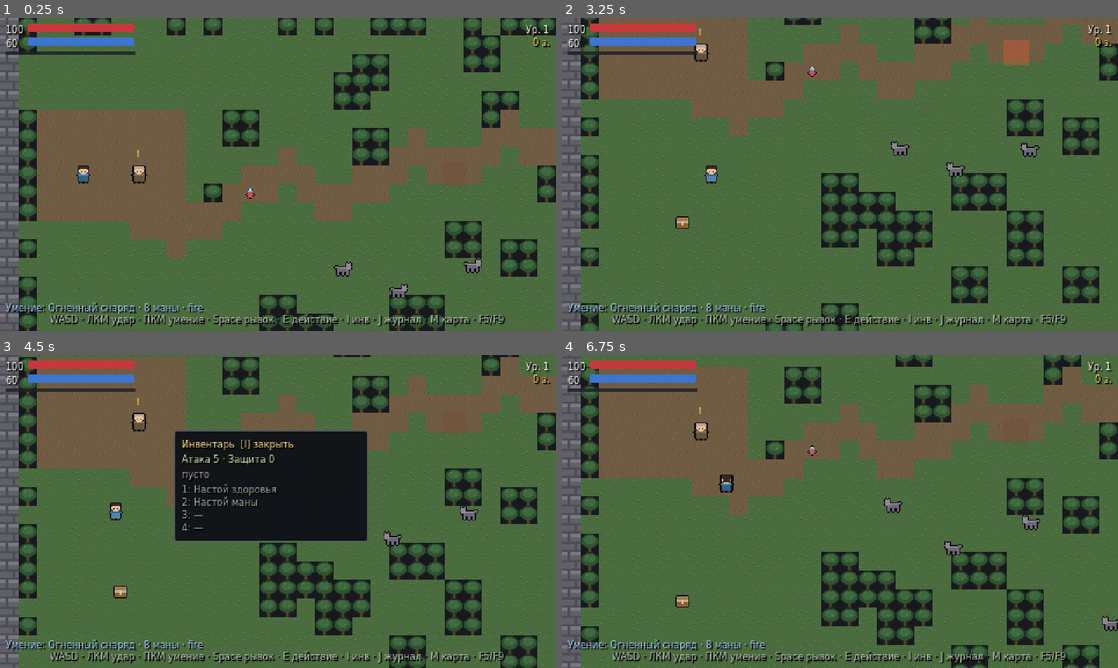
Above: before the commit, frames 1-4 (two rows, left to right).
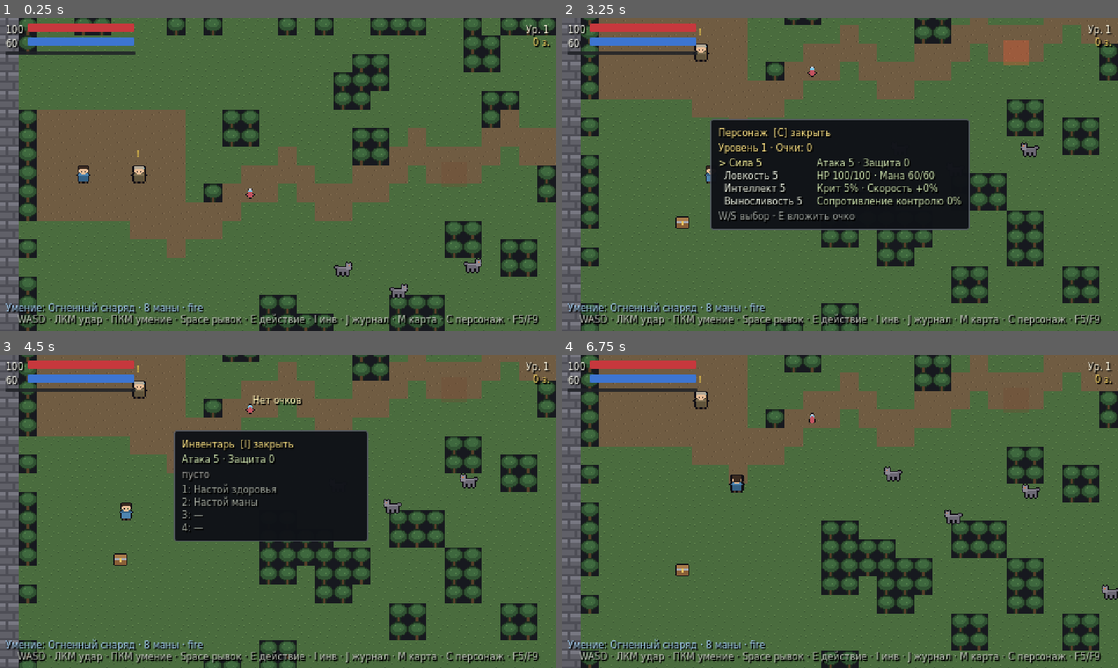
Above: after the commit, the same moments.

Repository: mibazarow/ashes-of-the-old-kingdom
Game: Godot game, scene res://scenes/main/main.tscn
Same seed, same stepped clock (60 frames per second), same inputs: the game is played once before the commit and once after it.
Inputs (mouse positions are in pixels of both pictures, inside the frame that each line leads up to):
- Up to frame 1 (0.25 s): no input
- Up to frame 2 (3.25 s): tap Enter at 0.5 s; move the mouse to (962, 158) at 0.52 s; hold D (move_right) 0.53-1.28 s; click (962, 158) at 0.6 s; tap Space (dash) at 0.8, 1.35 s; move the mouse to (728, 190) at 1.27 s; hold S (move_down) 1.28-2.03 s; click (728, 190) at 1.42 s; tap E (interact) at 1.55, 2.1 s; move the mouse to (895, 105) at 2.02 s; hold D (move_right) 2.03-2.78 s; click (895, 105) at 2.17 s; tap J (journal) at 2.3, 2.85 s; move the mouse to (812, 237) at 2.77 s; hold W (move_up) from 2.78 s (still down); click (812, 237) at 2.92 s; tap C (character, bound only after the commit) at 3.05 s
- Up to frame 3 (4.5 s): move the mouse to (444, 558) at 3.52 s; release W (move_up) at 3.53 s; hold Enter 3.53-4.28 s; hold A (move_left) from 3.53 s (still down); tap C (character, bound only after the commit) at 3.6 s; click (444, 558) at 3.67 s; tap I (inventory) at 4.15 s; move the mouse to (111, 464) at 4.27 s; tap Enter at 4.35 s
- Up to frame 4 (6.75 s): click (673, 464) at 4.55 s; tap M (map) at 4.9 s; move the mouse to (867, 511) at 5.02 s; release A (move_left) at 5.03 s; hold S (move_down) 5.03-5.78 s; right-click (867, 511) at 5.1 s; click (867, 511) at 5.17 s; tap Space (dash) at 5.3, 6.6 s; tap Escape (pause) at 5.65 s; move the mouse to (756, 433) at 5.77 s; hold D (move_right) 5.78-6.53 s; click (756, 433) at 5.85 s; tap E (interact) at 6.05 s; move the mouse to (962, 495) at 6.52 s; hold W (move_up) from 6.53 s (still down); click (962, 495) at 6.67 s

The runs differ from the first frame. In frame 1, 1.7% of the frame differs, in the area x 3-97%, y 94-99%; in frame 2, 17%; in frame 3, 29%; in frame 4, 34%, in the area x 0-100%, y 0-100%.

Commit message:
Экран персонажа на C: трата очков характеристик, производные статы, тесты 663/0

Diff:
--- a/project.godot
+++ b/project.godot
@@ -133,6 +133,11 @@
 "events": Array[InputEvent]([Object(InputEventKey,"resource_local_to_scene":false,"resource_name":"","device":16,"windo …(209 unchanged characters)…
 ])
 }
+character={
+"deadzone": 0.2,
+"events": Array[InputEvent]([Object(InputEventKey,"resource_local_to_scene":false,"resource_name":"","device":16,"window_id":0,"alt_pressed":false,"shift_pressed":false,"ctrl_pressed":false,"meta_pressed":false,"pressed":false,"keycode":67,"physical_keycode":67,"key_label":0,"unicode":0,"location":0,"echo":false,"script":null)
+])
+}
 
 [layer_names]
 
--- a/scripts/core/input_bindings.gd
+++ b/scripts/core/input_bindings.gd
@@ -12,7 +12,7 @@
 const VERSION := 1
 const REBINDABLE: Array[String] = [
 	"move_up", "move_down", "move_left", "move_right",
-	"attack", "dash", "interact", "inventory", "journal", "map", "pause",
+	"attack", "dash", "interact", "inventory", "journal", "map", "character", "pause",
 	"ability", "quick_slot_1", "quick_slot_2", "quick_slot_3", "quick_slot_4",
 ]
 
--- a/scripts/main/main.gd
+++ b/scripts/main/main.gd
@@ -43,6 +43,13 @@
 		var hud := get_node_or_null("HUD")
 		if hud != null:
 			hud.call("open_settings_for_shot")
+	elif ui_probe == "character":
+		# A few unspent points so the screenshot shows a realistic screen state
+		# (the points line and a spendable cursor), not an empty pool.
+		GameState.attribute_points = 4
+		var hud := get_node_or_null("HUD")
+		if hud != null:
+			hud.call("open_character_for_shot")
 	elif ui_probe == "map":
 		# Walk the player east along the road so the explored area grows past the
 		# spawn clearing and the trap landmark falls inside the visited radius.
--- /dev/null
+++ b/scripts/ui/character_panel.gd
@@ -0,0 +1,161 @@
+class_name CharacterPanel
+extends PanelContainer
+## Character screen (spec §7.1): the four attributes, the derived stats and the
+## unspent point pool, spent with the keyboard.
+##
+## Like SettingsPanel this is its own Control script: it owns its layout and its
+## centring, while the HUD opens, closes and gates it and feeds it the same
+## InputSource polling every other panel uses, so the debug bot and a human drive
+## it through one code path.
+
+const COLOR_ROW := Color(0.9, 0.92, 0.86)
+const COLOR_ROW_SELECTED := Color(1.0, 0.97, 0.62)
+const COLOR_DERIVED := Color(0.78, 0.86, 0.66)
+const COLOR_POINTS := Color(0.96, 0.86, 0.5)
+const COLOR_HINT := Color(0.6, 0.62, 0.6)
+
+const ATTR_LABELS := {
+	"strength": "Сила",
+	"agility": "Ловкость",
+	"intelligence": "Интеллект",
+	"endurance": "Выносливость",
+}
+
+var _attr_names: Array[String] = []
+var _attr_rows: Array[Label] = []
+var _points_label: Label
+var _derived_labels: Array[Label] = []
+var _selected := 0
+
+
+func _ready() -> void:
+	add_theme_stylebox_override("panel", _panel_style())
+
+	var margin := MarginContainer.new()
+	margin.mouse_filter = Control.MOUSE_FILTER_IGNORE
+	for side in ["margin_left", "margin_right", "margin_top", "margin_bottom"]:
+		margin.add_theme_constant_override(side, 6)
+	add_child(margin)
+
+	var box := VBoxContainer.new()
+	box.mouse_filter = Control.MOUSE_FILTER_IGNORE
+	box.add_theme_constant_override("separation", 3)
+	margin.add_child(box)
+
+	box.add_child(_make_text("Персонаж  [C] закрыть", Color(0.96, 0.86, 0.5)))
+
+	_points_label = _make_text("", COLOR_POINTS)
+	box.add_child(_points_label)
+
+	# Two columns: attributes with the cursor on the left, derived stats on the
+	# right. One column would double the height for no benefit at 480x270.
+	var columns := HBoxContainer.new()
+	columns.mouse_filter = Control.MOUSE_FILTER_IGNORE
+	columns.add_theme_constant_override("separation", 12)
+	box.add_child(columns)
+
+	var left := VBoxContainer.new()
+	left.mouse_filter = Control.MOUSE_FILTER_IGNORE
+	left.add_theme_constant_override("separation", 1)
+	columns.add_child(left)
+
+	_attr_names.assign(GameState.ATTRIBUTE_NAMES)
+	for attr_name in _attr_names:
+		var row := _make_text("", COLOR_ROW)
+		left.add_child(row)
+		_attr_rows.append(row)
+
+	var right := VBoxContainer.new()
+	right.mouse_filter = Control.MOUSE_FILTER_IGNORE
+	right.add_theme_constant_override("separation", 1)
+	columns.add_child(right)
+
+	for i in 4:
+		var line := _make_text("", COLOR_DERIVED)
+		right.add_child(line)
+		_derived_labels.append(line)
+
+	box.add_child(_make_text("W/S выбор · E вложить очко", COLOR_HINT))
+	refresh()
+	_center.call_deferred()
+
+
+## Called by the HUD every time the screen opens.
+func open() -> void:
+	_selected = 0
+	refresh()
+	_center()
+
+
+func refresh() -> void:
+	if _points_label == null:
+		return
+	_points_label.text = "Уровень %d · Очки: %d" % [GameState.level, GameState.attribute_points]
+	for i in _attr_rows.size():
+		var attr_name := _attr_names[i]
+		var selected_row := i == _selected
+		var prefix := "> " if selected_row else "  "
+		_attr_rows[i].text = "%s%s %d" % [prefix, String(ATTR_LABELS.get(attr_name, attr_name)), GameState.attribute(attr_name)]
+		_attr_rows[i].add_theme_color_override(
+			"font_color", COLOR_ROW_SELECTED if selected_row else COLOR_ROW)
+	_derived_labels[0].text = "Атака %d · Защита %d" % [GameState.total_attack(), GameState.total_defense()]
+	_derived_labels[1].text = "HP %d/%d · Мана %d/%d" % [GameState.hp, GameState.max_hp, GameState.mana, GameState.max_mana]
+	_derived_labels[2].text = "Крит %d%% · Скорость +%d%%" % [
+		int(round(GameState.crit_chance() * 100.0)),
+		int(round((GameState.move_speed_multiplier() - 1.0) * 100.0)),
+	]
+	_derived_labels[3].text = "Сопротивление контролю %d%%" % int(round(GameState.control_resistance() * 100.0))
+
+
+## Move the cursor by `step` rows, clamped to the attribute list.
+func move_selection(step: int) -> void:
+	_selected = clampi(_selected + step, 0, _attr_names.size() - 1)
+	refresh()
+
+
+func selected_attribute() -> String:
+	return _attr_names[_selected] if _selected < _attr_names.size() else ""
+
+
+## E / Enter on the selected row: one point from the pool into the attribute.
+## A rejected spend changes nothing on GameState (spend_attribute_point refuses),
+## here it only toasts which refusal happened.
+func spend_selected_point() -> void:
+	var attr_name := selected_attribute()
+	if GameState.attribute(attr_name) >= GameState.max_attribute():
+		EventBus.toast.emit("Предел характеристики")
+		return
+	if not GameState.spend_attribute_point(attr_name):
+		EventBus.toast.emit("Нет очков")
+		return
+	refresh()
+
+
+## The panel is a plain positioned Control inside the HUD root: the container
+## sizes it, then it is centred in the viewport, the way SettingsPanel does.
+func _center() -> void:
+	reset_size()
+	var vp := get_viewport_rect().size
+	if vp == Vector2.ZERO or size == Vector2.ZERO:
+		return
+	position = Vector2((vp.x - size.x) * 0.5, (vp.y - size.y) * 0.5)
+
+
+func _panel_style() -> StyleBoxFlat:
+	var sb := StyleBoxFlat.new()
+	sb.bg_color = Color(0.06, 0.07, 0.09, 0.97)
+	sb.border_color = Color(0.32, 0.34, 0.38, 0.9)
+	sb.set_border_width_all(1)
+	sb.set_corner_radius_all(2)
+	return sb
+
+
+func _make_text(text: String, color: Color) -> Label:
+	var label := Label.new()
+	label.text = text
+	label.add_theme_color_override("font_color", color)
+	label.add_theme_color_override("font_shadow_color", Color(0, 0, 0, 0.85))
+	label.add_theme_constant_override("shadow_offset_x", 1)
+	label.add_theme_constant_override("shadow_offset_y", 1)
+	label.mouse_filter = Control.MOUSE_FILTER_IGNORE
+	return label
--- a/scripts/ui/hud.gd
+++ b/scripts/ui/hud.gd
@@ -39,6 +39,7 @@
 var _hint_label: Label
 var _map_panel: MapPanel
 var _settings_panel: SettingsPanel
+var _character_panel: CharacterPanel
 var _toast_tween: Tween
 var _dialogue_open := false
 var _inventory_open := false
@@ -47,6 +48,7 @@
 var _paused := false
 var _settings_open := false
 var _settings_just_closed := false
+var _character_open := false
 
 
 func _ready() -> void:
@@ -166,7 +168,7 @@
 	column.add_child(_skill_label)
 
 	_hint_label = _make_text(
-		"WASD · ЛКМ удар · ПКМ умение · Space рывок · E действие · I инв · J журнал · M карта · F5/F9",
+		"WASD · ЛКМ удар · ПКМ умение · Space рывок · E действие · I инв · J журнал · M карта · C персонаж · F5/F9",
 		Color(0.72, 0.74, 0.7)
 	)
 	_hint_label.horizontal_alignment = HORIZONTAL_ALIGNMENT_CENTER
@@ -179,6 +181,16 @@
 	_build_pause_panel()
 	_build_settings_panel()
 	_build_map_panel()
+	_build_character_panel()
+
+
+## The character screen lives in its own script (like SettingsPanel): it owns
+## its layout and centring, and hud.gd only opens, closes and gates it.
+func _build_character_panel() -> void:
+	_character_panel = CharacterPanel.new()
+	_character_panel.name = "CharacterPanel"
+	_character_panel.visible = false
+	_root.add_child(_character_panel)
 
 
 ## Rebinding lives in its own script (like MapPanel): it has its own raw-event
@@ -312,6 +324,7 @@
 	box.add_child(_make_text("F5 — сохранить", Color(0.9, 0.9, 0.86)))
 	box.add_child(_make_text("F9 — загрузить", Color(0.9, 0.9, 0.86)))
 	box.add_child(_make_text("E — Настройки управления", Color(0.9, 0.9, 0.86)))
+	box.add_child(_make_text("C — Персонаж", Color(0.9, 0.9, 0.86)))
 
 
 func _make_theme() -> Theme:
@@ -549,6 +562,76 @@
 	return out
 
 
+## C opens the character screen over everything else: the modal panels it could
+## visually collide with are closed first, the same way the map open does it.
+func _toggle_character() -> void:
+	if _character_open:
+		_close_character()
+	else:
+		if _dialogue_open:
+			close_dialogue()
+		if _inventory_open:
+			_toggle_inventory()
+		if _journal_open:
+			_toggle_journal()
+		if _map_open:
+			_close_map()
+		if _settings_open:
+			_close_settings()
+		# The pause menu advertises "C — Персонаж", so C can arrive while it is
+		# on screen. Hide it, otherwise the two centred panels overlap.
+		if _paused:
+			_close_pause()
+		_character_open = true
+		_enter_held = false
+		if _character_panel != null:
+			_character_panel.visible = true
+			_character_panel.open()
+	GameState.ui_blocking = _character_open or _inventory_open or _dialogue_open \
+			or _journal_open or _paused or _map_open or _settings_open
+
+
+## One close path for the character screen, so every sibling modal (inventory,
+## journal, map, Esc) leaves both the flag and the node in the same state.
+func _close_character() -> void:
+	if not _character_open:
+		return
+	_character_open = false
+	_enter_held = false
+	if _character_panel != null:
+		_character_panel.visible = false
+	GameState.ui_blocking = _inventory_open or _dialogue_open or _journal_open \
+			or _paused or _map_open or _settings_open
+
+
+## The character screen owns the input while it is open: the cursor walks the
+## four attributes with the movement actions, and E / Enter spends a point on
+## the selected one. Enter has no InputMap action (a human-only alias for E), so
+## it is edge-detected by hand, exactly like in the inventory.
+func _process_character_navigation() -> void:
+	var delta := 0
+	if InputSource.is_action_just_pressed(&"move_up"):
+		delta -= 1
+	if InputSource.is_action_just_pressed(&"move_down"):
+		delta += 1
+	if delta != 0 and _character_panel != null:
+		_character_panel.move_selection(delta)
+	var enter_now := Input.is_key_pressed(KEY_ENTER)
+	var enter_edge := enter_now and not _enter_held
+	_enter_held = enter_now
+	if (InputSource.is_action_just_pressed(&"interact") or enter_edge) and _character_panel != null:
+		_character_panel.spend_selected_point()
+
+
+func is_character_open() -> bool:
+	return _character_open
+
+
+func open_character_for_shot() -> void:
+	if not _character_open:
+		_toggle_character()
+
+
 ## One line per quick slot: "1: Настой здоровья", empty slots show "—".
 func _refresh_quick_slots() -> void:
 	if _quick_slot_list == null:
@@ -627,7 +710,7 @@
 		return
 	_dialogue_panel.visible = false
 	_dialogue_open = false
-	GameState.ui_blocking = _inventory_open or _journal_open or _paused or _map_open
+	GameState.ui_blocking = _inventory_open or _journal_open or _paused or _map_open or _character_open
 	EventBus.dialogue_closed.emit()
 
 
@@ -636,6 +719,11 @@
 	if _inventory_open:
 		_journal_open = false
 		_journal_panel.visible = false
+		# The character screen is a sibling modal: it must not stay open under
+		# the inventory (only while unpaused, so the pause-menu E can still reach
+		# the settings screen).
+		if not _paused:
+			_close_character()
 		_inventory_selection = 0
 		_inventory_scroll = 0
 		_enter_held = false
@@ -643,7 +731,7 @@
 	else:
 		_enter_held = false
 	_inventory_panel.visible = _inventory_open
-	GameState.ui_blocking = _inventory_open or _dialogue_open or _journal_open or _paused or _map_open
+	GameState.ui_blocking = _inventory_open or _dialogue_open or _journal_open or _paused or _map_open or _character_open
 
 
 func _toggle_journal() -> void:
@@ -651,9 +739,11 @@
 	if _journal_open:
 		_inventory_open = false
 		_inventory_panel.visible = false
+		if not _paused:
+			_close_character()
 		_refresh_journal()
 	_journal_panel.visible = _journal_open
-	GameState.ui_blocking = _journal_open or _dialogue_open or _inventory_open or _paused or _map_open
+	GameState.ui_blocking = _journal_open or _dialogue_open or _inventory_open or _paused or _map_open or _character_open
 
 
 func _refresh_journal() -> void:
@@ -686,8 +776,19 @@
 	_paused = not _paused
 	_pause_panel.visible = _paused
 	get_tree().paused = _paused
-	GameState.ui_blocking = _paused or _inventory_open or _dialogue_open or _journal_open or _map_open
+	GameState.ui_blocking = _paused or _inventory_open or _dialogue_open or _journal_open or _map_open or _character_open
 	EventBus.game_paused.emit(_paused)
+
+
+## Leaving the pause menu without opening it again: used when another modal takes
+## over the screen (the pause menu itself offers "C — Персонаж").
+func _close_pause() -> void:
+	if not _paused:
+		return
+	_paused = false
+	_pause_panel.visible = false
+	get_tree().paused = false
+	EventBus.game_paused.emit(false)
 
 
 ## UI polls the same InputSource the player uses, so a human and the debug bot
@@ -711,6 +812,12 @@
 		if _map_panel != null:
 			_map_panel.refresh()
 		return
+	# Esc belongs to the character screen while it is open: it closes the panel
+	# instead of pausing the game underneath.
+	if _character_open:
+		if InputSource.is_action_just_pressed(&"pause"):
+			_toggle_character()
+			return
 	if InputSource.is_action_just_pressed(&"map"):
 		_open_map()
 		return
@@ -722,6 +829,9 @@
 		else:
 			_toggle_pause()
 		return
+	if InputSource.is_action_just_pressed(&"character"):
+		_toggle_character()
+		return
 	if _paused:
 		if InputSource.is_action_just_pressed(&"interact"):
 			_open_settings()
@@ -734,6 +844,9 @@
 		return
 	if _inventory_open:
 		_process_inventory_navigation()
+		return
+	if _character_open:
+		_process_character_navigation()
 		return
 	if InputSource.is_action_just_pressed(&"interact") and _dialogue_open:
 		close_dialogue()
@@ -781,6 +894,7 @@
 		_toggle_inventory()
 	if _journal_open:
 		_toggle_journal()
+	_close_character()
 	_map_open = true
 	if _map_panel != null:
 		_map_panel.visible = true
@@ -792,7 +906,7 @@
 	_map_open = false
 	if _map_panel != null:
 		_map_panel.visible = false
-	GameState.ui_blocking = _inventory_open or _dialogue_open or _journal_open or _paused
+	GameState.ui_blocking = _inventory_open or _dialogue_open or _journal_open or _paused or _character_open
 
 
 func is_map_open() -> bool:
@@ -819,7 +933,7 @@
 	_settings_just_closed = true
 	_settings_panel.visible = false
 	_pause_panel.visible = _paused
-	GameState.ui_blocking = _paused or _inventory_open or _dialogue_open or _journal_open or _map_open
+	GameState.ui_blocking = _paused or _inventory_open or _dialogue_open or _journal_open or _map_open or _character_open
 
 
 func is_settings_open() -> bool:
--- a/tests/test_core.gd
+++ b/tests/test_core.gd
@@ -233,6 +233,9 @@
 	print("== inventory equip ==")
 	await _test_inventory_equip()
 
+	print("== character panel ==")
+	await _test_character_panel()
+
 	print("== input bindings ==")
 	_test_input_bindings()
 
@@ -241,7 +244,7 @@
 	_check(not FileAccess.file_exists(String(InputBindings.PATH)),
 		"suite left no controls file behind")
 
-	_check(completed.size() == 33, "every test group ran to completion (got %d/33)" % completed.size())
+	_check(completed.size() == 34, "every test group ran to completion (got %d/34)" % completed.size())
 
 	print("")
 	print("checks: %d  failures: %d" % [checks, failures])
@@ -3157,6 +3160,124 @@
 	return "" if rows.is_empty() else rows[0]
 
 
+## Character screen (spec §7.1 UI): C opens and closes it, the modal gate keeps
+## the player still while it is open, E spends a point on the selected attribute
+## through the real GameState path, the refusals (empty pool, per-attribute cap)
+## toast and change nothing, the panel and the inventory are never open at the
+## same time, and Esc closes the panel instead of pausing. Driven through real
+## key events like every UI group. GameState, the pause tree, ui_blocking and
+## the scene are reset at both ends so no later group inherits an open panel.
+func _test_character_panel() -> void:
+	gs.reset()
+	qm.reset()
+	paused = false
+
+	_check(InputMap.has_action(&"character"), "character action exists")
+	_check(_action_has_key("character", KEY_C), "character action is bound to key C")
+
+	var packed: PackedScene = load("res://scenes/main/main.tscn")
+	var scene := packed.instantiate()
+	root.add_child(scene)
+	await process_frame
+	await process_frame
+
+	var hud := scene.get_node_or_null("HUD")
+	var player := get_first_node_in_group("player") as Node2D
+	_check(hud != null and player != null, "hud and player present for character panel test")
+	if hud == null or player == null:
+		gs.ui_blocking = false
+		paused = false
+		gs.reset()
+		completed["character_panel"] = true
+		return
+
+	# --- C opens the panel and the modal gate holds --------------------------
+	await _tap_key(KEY_C)
+	_check(bool(hud.call("is_character_open")), "key C opens the character panel")
+	_check(gs.ui_blocking, "ui_blocking is true while the character panel is open")
+	var before := player.global_position
+	var d_down := InputEventKey.new()
+	d_down.physical_keycode = KEY_D
+	d_down.keycode = KEY_D
+	d_down.pressed = true
+	Input.parse_input_event(d_down)
+	for i in range(12):
+		await physics_frame
+	_check(player.global_position.distance_to(before) < 2.0, "character panel open blocks movement")
+	var d_up := InputEventKey.new()
+	d_up.physical_keycode = KEY_D
+	d_up.keycode = KEY_D
+	d_up.pressed = false
+	Input.parse_input_event(d_up)
+	await physics_frame
+
+	# --- C again closes it -----------------------------------------------------
+	await _tap_key(KEY_C)
+	_check(not bool(hud.call("is_character_open")), "key C again closes the character panel")
+	_check(not gs.ui_blocking, "ui_blocking cleared after closing the character panel")
+
+	# --- move_down then E spends one point on agility --------------------------
+	gs.attribute_points = 2
+	var crit_before: float = gs.crit_chance()
+	await _tap_key(KEY_C)
+	await _tap_key(KEY_S)
+	await _tap_key(KEY_E)
+	_check(gs.attribute_points == 1, "E spends exactly one point (points=%d)" % gs.attribute_points)
+	_check(gs.attribute("agility") == 6, "the point landed in agility (got %d)" % gs.attribute("agility"))
+	_check(gs.attribute("strength") == 5, "the cursor moved: strength kept its 5")
+	_check(gs.crit_chance() > crit_before, "agility raised the crit chance through the panel (%.4f)" % gs.crit_chance())
+
+	# --- E with an empty pool spends nothing and toasts ------------------------
+	gs.attribute_points = 0
+	var toasts: Array[String] = []
+	var listener := func(message: String) -> void: toasts.append(message)
+	bus.toast.connect(listener)
+	await _tap_key(KEY_E)
+	_check(gs.attribute_points == 0, "E with no points spends nothing")
+	_check(gs.attribute("agility") == 6, "a refused spend leaves the attribute untouched")
+	_check(toasts.has("Нет очков"), "E with no points toasts Нет очков")
+
+	# --- E at the attribute cap spends nothing ---------------------------------
+	gs.attribute_points = 3
+	gs.attributes["agility"] = 30
+	gs.recompute_derived()
+	toasts.clear()
+	await _tap_key(KEY_E)
+	_check(gs.attribute_points == 3, "E at the cap spends no point (points=%d)" % gs.attribute_points)
+	_check(gs.attribute("agility") == 30, "a spend at the cap leaves the attribute at 30")
+	_check(toasts.has("Предел характеристики"), "E at the cap toasts Предел характеристики")
+	bus.toast.disconnect(listener)
+
+	# --- the panel and the inventory are never both open -----------------------
+	await _tap_key(KEY_I)
+	_check(bool(hud.call("is_inventory_open")), "I opens the inventory while the panel is open")
+	_check(not bool(hud.call("is_character_open")), "opening the inventory closed the character panel")
+	await _tap_key(KEY_C)
+	_check(bool(hud.call("is_character_open")), "C opens the character panel again")
+	_check(not bool(hud.call("is_inventory_open")), "opening the character panel closed the inventory")
+	_check(bool(hud.call("is_character_open")) and not bool(hud.call("is_inventory_open")),
+		"the panel and the inventory are never open at once")
+
+	# --- Esc closes the panel and does not pause -------------------------------
+	await _tap_key(KEY_ESCAPE)
+	_check(not bool(hud.call("is_character_open")), "Esc closes the character panel")
+	_check(not gs.ui_blocking, "ui_blocking cleared after Esc closed the panel")
+	_check(not paused, "Esc closing the panel does not pause the game")
+
+	# --- leave no residue for later groups -------------------------------------
+	if bool(hud.call("is_inventory_open")):
+		await _tap_key(KEY_I)
+	if bool(hud.call("is_character_open")):
+		await _tap_key(KEY_C)
+	gs.ui_blocking = false
+	paused = false
+	scene.queue_free()
+	await process_frame
+	gs.reset()
+	qm.reset()
+	completed["character_panel"] = true
+
+
 ## Put a weapon into the equipment slot (or clear it with ""). Goes through the
 ## real equip() path, which needs the item in the inventory first.
 func _equip_weapon(item_id: String) -> void:
--- a/tools/setup_input_map.gd
+++ b/tools/setup_input_map.gd
@@ -15,6 +15,7 @@
 	"inventory": [KEY_I],
 	"journal": [KEY_J],
 	"map": [KEY_M],
+	"character": [KEY_C],
 	"pause": [KEY_ESCAPE],
 	"quick_slot_1": [KEY_1],
 	"quick_slot_2": [KEY_2],
Not shown, added: scripts/ui/character_panel.gd.uid
Not shown, changed: docs/ARCHITECTURE.md
